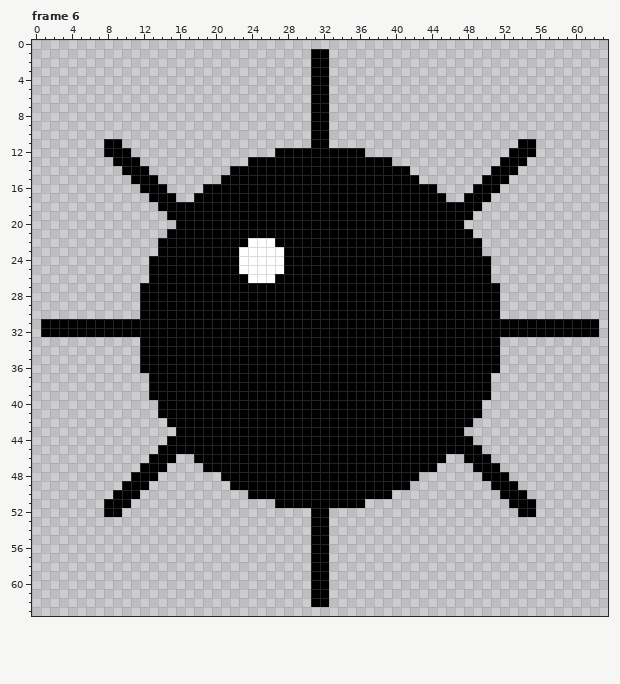
One commit to this pixel-art file: Sprites/characters_comp_tilemap.aseprite. The picture above is the old version.
64x64 pixels, 10 frames. Shown: frame 6.
Now the later version:
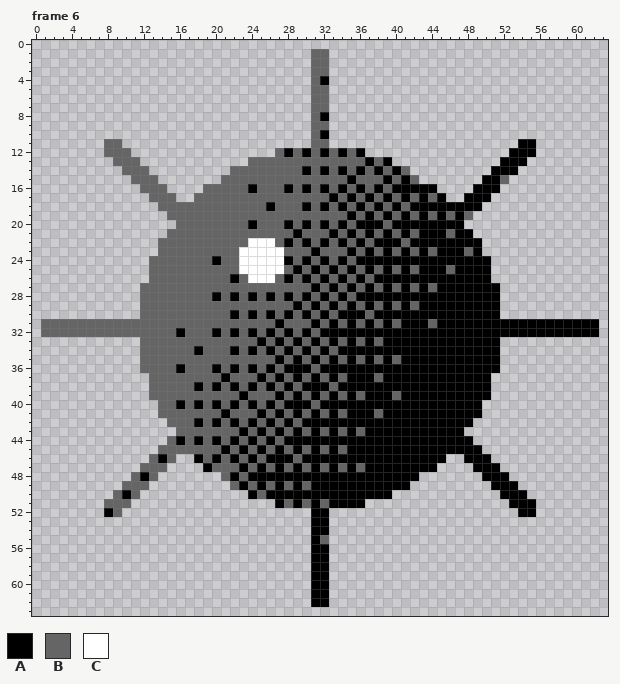
Palette (. is transparent): A #000000  B #656565  C #ffffff
The exact change:
Changed rows in their new state; - is an unchanged pixel.
Frame 6, layer "Layer 2":
first column x 1:
 1 ------------------------------BB--------------------
 2 ------------------------------BB--------------------
 3 ------------------------------BB--------------------
 4 ------------------------------B---------------------
 5 ------------------------------BB--------------------
 6 ------------------------------BB--------------------
 7 ------------------------------BB--------------------
 8 ------------------------------B---------------------
 9 ------------------------------BB--------------------
10 ------------------------------B---------------------
11 -------BB---------------------BB--------------------
12 -------BBB----------------B-B-B-B-B-----------------
13 --------BBB------------BBBBBBBBBBBBB-B--------------
14 ---------BBB---------BBBBBBBB-B-B-B-B-B-B-----------
15 ----------BBB-------BBBBBBBBBBBBBB-BBB-B-B---------B
16 -----------BBB----BBBBB-BBB-B-B-B-B-B-B-------------
17 ------------BBB--BBBBBBBBBBBBBBB-B-B-B-B-B-B--------
18 -------------BBBBBBBBBBBB-BBB-B-B-B-B-B-B-----------
19 --------------BBBBBBBBBBBBBBBBBBBB-B-B-B-B-B-B-B----
20 ---------------BBBBBBBB-BBB-B-B-B-B---B-------------
21 --------------BBBBBBBBBBBBBB-BBB-B-B-B-B-B---B------
22 -------------BBBBBBBBBB---B-B-B-B-B-B---B-----------
23 -------------BBBBBBBBB-----BBB-BBB-B-B-B-B-B---B----
24 ------------BBBBBBB-BB------B-B-B-B-----------------
25 ------------BBBBBBBBBB-----B-B-B-B-B-B-B-B---B------
26 ------------BBBBBBBBB-B---B-B-B-B-B-B---------------
27 -----------BBBBBBBBBBBBBBBBBBB-B-B-B-B-B-B-B--------
28 -----------BBBBBBBB-B-B-B-B-B-B-B-B-----------------
29 -----------BBBBBBBBBBBBBBBBB-B-B-B-B-B-B-B----------
30 -----------BBBBBBBBBB-B-B-B-B-B-B---B---------------
31 BBBBBBBBBBBBBBBBBBBBBBBBBB-BBB-B-B-B-B-B---B--------
32 BBBBBBBBBBBBBBB-BBB-B-B-B-B-B-B---------------------
33 -----------BBBBBBBBBBBBB-B-B-B-B-B-B-B--------------
34 -----------BBBBBB-BBB-B-B-B-B-B-B-------------------
35 -----------BBBBBBBBBBBBBBB-B-B-B-B-B-B-B------------
36 -----------BBBB-BBB-B-B-B-B---B---------------------
37 ------------BBBBBBBB-BBB-B-B-B-B-B---B--------------
38 ------------BBBBB-B-B-B-B-B-B---B-------------------
39 ------------BBBBBBBBBB-BBB-B-B-B-B-B---B------------
40 -------------BB-B-B-B-B-B-B---B---------------------
41 -------------BBBBBBB-BBB-B-B-B-B-B---B--------------
42 --------------BBB-B-B-B-B-B-B-----------------------
43 ---------------BBBBBBB-B-B-B-B-B-B-B----------------
44 --------------B-B-B-B-B-B-B-------------------------
45 -------------BBBBBBB-B-B-B-B-B-B-B------------------
46 ------------B-B---B-B-B-B---B-----------------------
47 -----------BBB-----BBB-B-B-B-B-B-B-B----------------
48 ----------B-B-------B-B-----------------------------
49 ---------BBB---------B-B-B-B-B----------------------
50 --------B-B-------------B---------------------------
51 -------BBB-----------------B-B-B--------------------
52 --------B-------------------------------------------
55 -------------------------------B--------------------
Where, in picture pixels (left, top, right, bottom), the same in both pictures:
changed: (41, 49, 509, 544)
